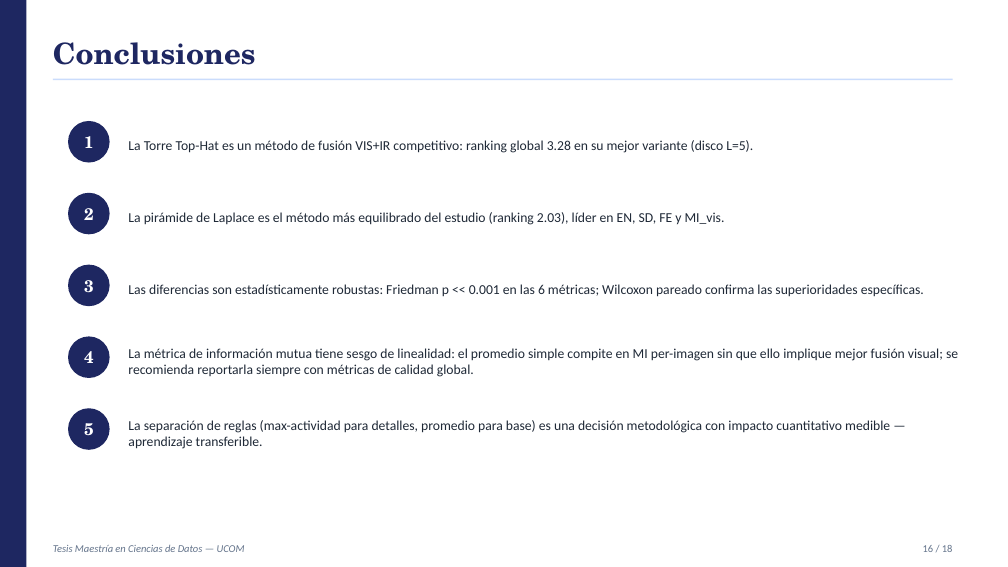
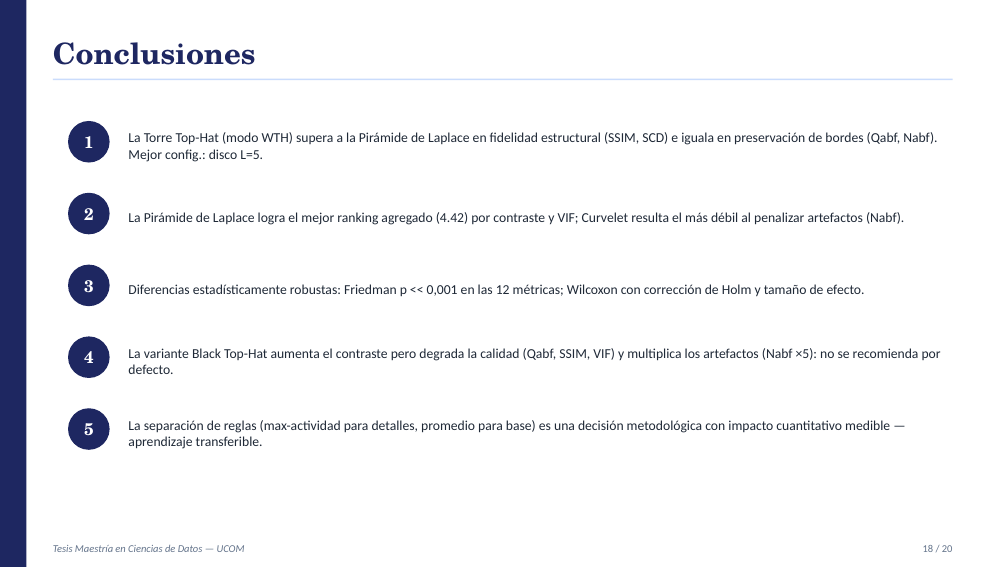
Before and after one commit to YanBajac/TFM_Fusion_Imagenes_Propuesta_Oficial, a slide deck: slide 18 of docs/Tesis_Avance_Presentacion.pptx (slide 16 before the commit). Drawn at 1008x567 pixels with LibreOffice and Linux fonts; fonts in the diff are those of the drawing. Boxes give left, top, right and bottom in pixels: in the first picture for what was removed or moved away, otherwise in the second. Text is boxed around its words. In the diff, an @@ line names an element or a change of style, - is before the commit and + after.

Commit message:
Métricas estándar de fusión, variante Black Top-Hat y evaluación orientada a detección
Métricas (src/metrics/evaluators.py)
  * Se agregan 6 métricas estándar de calidad de fusión: SF, Qabf, Nabf,
    SSIM, SCD y VIF (con METRIC_DIRECTION). VIF acelerado con fftconvolve.

Método y experimentos
  * run_all_fusions.py: variantes con Black Top-Hat (WTH+BTH) y runner reanudable.
  * run_stats_analysis.py: Friedman + Wilcoxon (Holm) + tamaño de efecto y ranking
    con dirección por métrica (12 métricas, 11 métodos).
  * make_figures_v2.py / make_schema_figure.py: figuras nuevas y esquema con rama BTH.

Hallazgos
  * Top-Hat WTH (disco L5) supera a Laplace en SSIM y SCD; empata en Qabf/Nabf.
  * Black Top-Hat sube contraste pero degrada calidad y dispara artefactos (Nabf):
    no recomendado por defecto.

Evaluación orientada a tarea (detección)
  * experiments/detection/: run_detection_eval.py (YOLO o HOG offline) y
    stats_detection.py.
  * notebooks 04 (YOLO+Roboflow) y 05 (Keras) listos para Colab; metodología y
    definición de métricas en docs/reportes_finales/metodologia_evaluacion_deteccion.md.

Documentos
  * Tesis_Borrador.docx: fórmula WTH+BTH, 12 métricas, ranking nuevo, tablas, figuras,
    SUMMARY, siglas, referencias y apéndice C actualizados.
  * Presentaciones de avance y divulgativa actualizadas.
  * .gitignore: excluye backups, zips y temporales.

```diff
--- a/docs/Tesis_Avance_Presentacion.pptx
+++ b/docs/Tesis_Avance_Presentacion.pptx
@@ text at bbox=[128, 132, 937, 162]: text changed @@
-La Torre Top-Hat es un método de fusión VIS+IR competitivo: ranking global 3.28 en su mejor variante (disco L=5).
+La Torre Top-Hat (modo WTH) supera a la Pirámide de Laplace en fidelidad estructural (SSIM, SCD) e iguala en preservación de bordes (Qabf, Nabf). Mejor config.: disco L=5.
@@ text at bbox=[128, 212, 904, 225]: text changed @@
-La pirámide de Laplace es el método más equilibrado del estudio (ranking 2.03), líder en EN, SD, FE y MI_vis.
+La Pirámide de Laplace logra el mejor ranking agregado (4.42) por contraste y VIF; Curvelet resulta el más débil al penalizar artefactos (Nabf).
@@ text at bbox=[128, 284, 865, 297]: text changed @@
-Las diferencias son estadísticamente robustas: Friedman p << 0.001 en las 6 métricas; Wilcoxon pareado confirma las superioridades específicas.
+Diferencias estadísticamente robustas: Friedman p << 0,001 en las 12 métricas; Wilcoxon con corrección de Holm y tamaño de efecto.
@@ text at bbox=[128, 348, 941, 374]: text changed @@
-La métrica de información mutua tiene sesgo de linealidad: el promedio simple compite en MI per-imagen sin que ello implique mejor fusión visual; se recomienda reportarla siempre con métricas de calidad global.
+La variante Black Top-Hat aumenta el contraste pero degrada la calidad (Qabf, SSIM, VIF) y multiplica los artefactos (Nabf ×5): no se recomienda por defecto.
@@ text at bbox=[923, 545, 953, 552]: text changed @@
-16 / 18
+18 / 20
```
Also in this commit, not shown: 15 other slides changed, 2 slides added, 39 other files.
